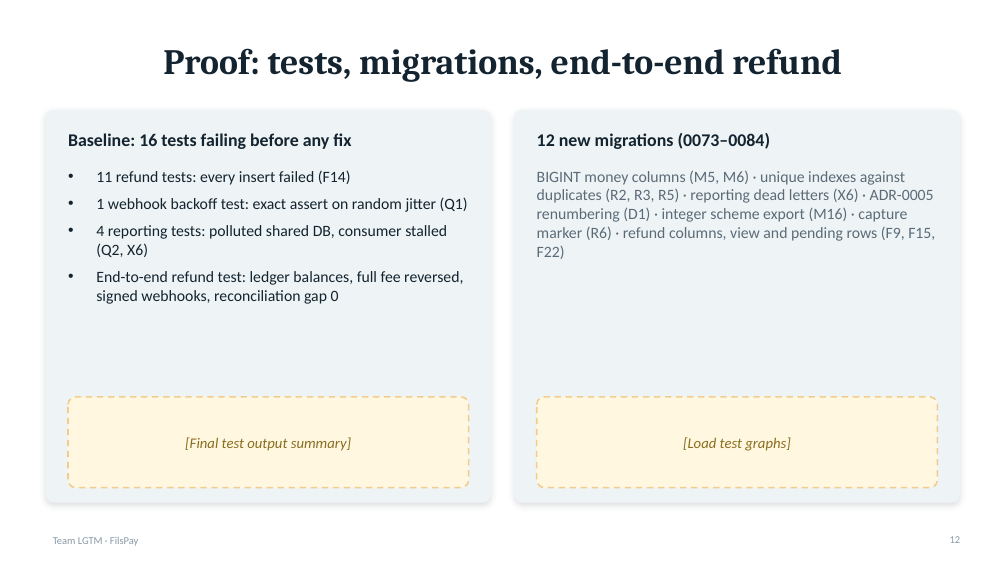
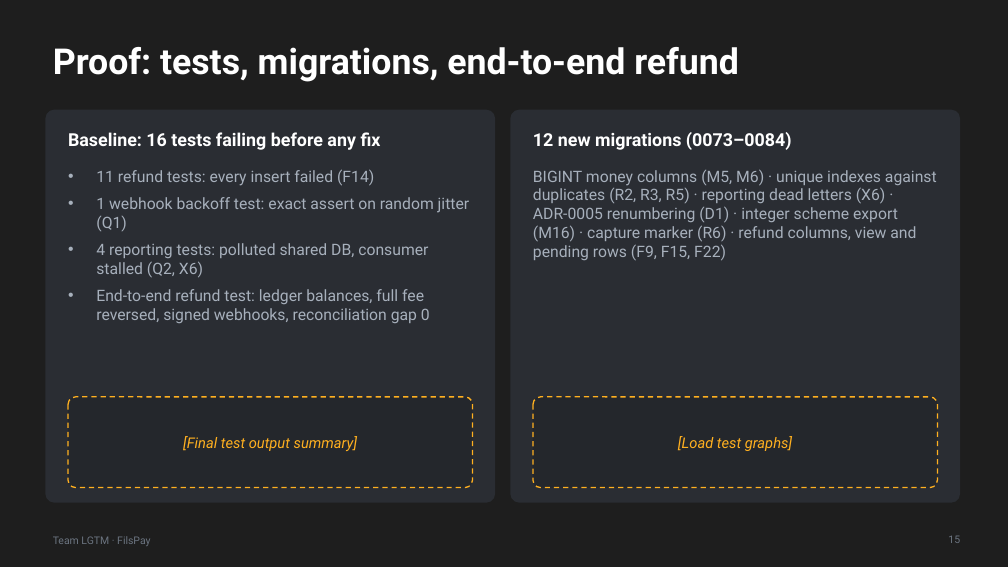
Before and after one commit to akheelnazim/fils-pay, a slide deck: slide 15 of submission/LGTM_FilsPay_Slides.pptx (slide 12 before the commit). Drawn at 1008x567 pixels with LibreOffice and Linux fonts; fonts in the diff are those of the drawing. Boxes give left, top, right and bottom in pixels: in the first picture for what was removed or moved away, otherwise in the second. Text is boxed around its words. In the diff, an @@ line names an element or a change of style, - is before the commit and + after.

```diff
--- a/submission/LGTM_FilsPay_Slides.pptx
+++ b/submission/LGTM_FilsPay_Slides.pptx
@@ background #FFFFFF to #1E1E1E @@
@@ title "Proof: tests, migrations, end-to-end refund" at (53, 47, 739, 82): font Cambria to Roboto, text colour #13232F to #FFFFFF; alignment centre to left @@
@@ rounded rectangle at (45, 110, 495, 503): fill #EEF4F5 to #2A2D33; shadow off @@
@@ rounded rectangle at (510, 110, 960, 503): fill #EEF4F5 to #2A2D33; shadow off @@
@@ rounded rectangle: place and size @@
-rounded rectangle at (514, 110, 960, 503)
+rounded rectangle at (510, 110, 960, 503)
@@ text "Baseline: 16 tests failing before ..." at (68, 132, 381, 150): font Calibri to Roboto, text colour #13232F to #FFFFFF @@
@@ text "12 new migrations (0073–0084)" at (533, 132, 792, 150): font Calibri to Roboto, text colour #13232F to #FFFFFF @@
@@ text "11 refund tests: every insert ..." at (96, 169, 470, 323): font Calibri to Roboto, text colour #13232F to #A7B0BC @@
@@ text "BIGINT money columns (M5, M6) ..." at (533, 169, 937, 260): font Calibri to Roboto, text colour #5B6B78 to #A7B0BC @@
@@ rounded rectangle: place and size @@
-rounded rectangle at (68, 397, 469, 488)
+rounded rectangle at (68, 397, 473, 488)
@@ rounded rectangle at (68, 397, 473, 488): fill #FFF7E0 to #24272C; outline #F2CC8F 1.5 pt dashed to #FFB020 1.25 pt dashed @@
@@ text "[Final test output summary]" at (183, 436, 358, 451): font Calibri to Roboto, text colour #8A6D1F to #FFB020 @@
@@ rounded rectangle at (533, 397, 938, 488): fill #FFF7E0 to #24272C; outline #F2CC8F 1.5 pt dashed to #FFB020 1.25 pt dashed @@
@@ rounded rectangle: place and size @@
-rounded rectangle at (537, 397, 938, 488)
+rounded rectangle at (533, 397, 938, 488)
@@ text "[Load test graphs]" at (678, 436, 792, 451): font Calibri to Roboto, text colour #8A6D1F to #FFB020 @@
@@ text "Team LGTM · FilsPay" at (53, 536, 150, 546): font Calibri to Roboto, text colour #8A99A6 to #6B7480 @@
@@ page number at (948, 535, 960, 543): text changed; font Calibri to Roboto; text colour #8A99A6 to #6B7480 @@
-12
+15
```
Also in this commit, not shown: 9 other slides changed, 5 slides added, 2 slides removed, 9 other files.
